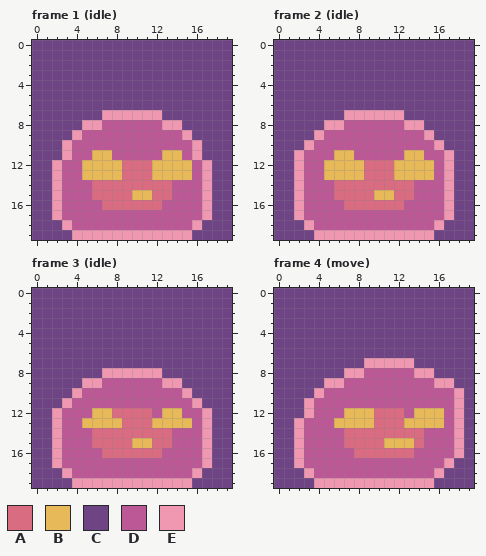
Two versions of one pixel-art file, Assets/Art/Player/slime.aseprite. The picture above was drawn from the file before the commit.
20x20 pixels, 51 frames. Shown: frame 1 (idle), frame 2 (idle), frame 3 (idle), frame 4 (move). The commit also changed other frames, which this record leaves out.
Visible layers, top first: "face", "outline", "jelly" opacity 75%, "core", "BG".
Palette (. is transparent): A #d96c81  B #e8b958  C #6f4485  D #bd5896  E #f097b1
Pixels before, frame 1 (idle), first column x 0:
 0 CCCCCCCCCCCCCCCCCCCC
 1 CCCCCCCCCCCCCCCCCCCC
 2 CCCCCCCCCCCCCCCCCCCC
 3 CCCCCCCCCCCCCCCCCCCC
 4 CCCCCCCCCCCCCCCCCCCC
 5 CCCCCCCCCCCCCCCCCCCC
 6 CCCCCCCCCCCCCCCCCCCC
 7 CCCCCCCEEEEEECCCCCCC
 8 CCCCCEEDDDDDDEECCCCC
 9 CCCCEDDDDDDDDDDECCCC
10 CCCEDDDDDDDDDDDDECCC
11 CCCEDDBBDDDDDBBDECCC
12 CCEDDBBBBAAABBBBDECC
13 CCEDDBBBBAAABBBBDECC
14 CCEDDDAAAAAAAADDDECC
15 CCEDDDAAAABBAADDDECC
16 CCEDDDDAAAAAADDDDECC
17 CCEDDDDDDDDDDDDDDECC
18 CCCEDDDDDDDDDDDDECCC
19 CCCCEEEEEEEEEEEECCCC
Pixels before, frame 2 (idle), first column x 0:
 0 CCCCCCCCCCCCCCCCCCCC
 1 CCCCCCCCCCCCCCCCCCCC
 2 CCCCCCCCCCCCCCCCCCCC
 3 CCCCCCCCCCCCCCCCCCCC
 4 CCCCCCCCCCCCCCCCCCCC
 5 CCCCCCCCCCCCCCCCCCCC
 6 CCCCCCCCCCCCCCCCCCCC
 7 CCCCCCCEEEEEECCCCCCC
 8 CCCCCEEDDDDDDEECCCCC
 9 CCCCEDDDDDDDDDDECCCC
10 CCCEDDDDDDDDDDDDECCC
11 CCEDDDBBDDDDDBBDDECC
12 CCEDDBBBBAAABBBBDECC
13 CCEDDBBBBAAABBBBDECC
14 CCEDDDAAAAAAAADDDECC
15 CCEDDDAAAABBAADDDECC
16 CCEDDDDAAAAAADDDDECC
17 CCEDDDDDDDDDDDDDDECC
18 CCCEDDDDDDDDDDDDECCC
19 CCCCEEEEEEEEEEEECCCC
Pixels before, frame 3 (idle), first column x 0:
 0 CCCCCCCCCCCCCCCCCCCC
 1 CCCCCCCCCCCCCCCCCCCC
 2 CCCCCCCCCCCCCCCCCCCC
 3 CCCCCCCCCCCCCCCCCCCC
 4 CCCCCCCCCCCCCCCCCCCC
 5 CCCCCCCCCCCCCCCCCCCC
 6 CCCCCCCCCCCCCCCCCCCC
 7 CCCCCCCCCCCCCCCCCCCC
 8 CCCCCCCEEEEEECCCCCCC
 9 CCCCCEEDDDDDDEECCCCC
10 CCCCEDDDDDDDDDDECCCC
11 CCCEDDDDDDDDDDDDECCC
12 CCEDDDBBAAAADBBDDECC
13 CCEDDBBBBAAABBBBDECC
14 CCEDDDAAAAAAAADDDECC
15 CCEDDDAAAABBAADDDECC
16 CCEDDDDAAAAAADDDDECC
17 CCEDDDDDDDDDDDDDDECC
18 CCCEDDDDDDDDDDDDECCC
19 CCCCEEEEEEEEEEEECCCC
Pixels before, frame 4 (move), first column x 0:
 0 CCCCCCCCCCCCCCCCCCCC
 1 CCCCCCCCCCCCCCCCCCCC
 2 CCCCCCCCCCCCCCCCCCCC
 3 CCCCCCCCCCCCCCCCCCCC
 4 CCCCCCCCCCCCCCCCCCCC
 5 CCCCCCCCCCCCCCCCCCCC
 6 CCCCCCCCCCCCCCCCCCCC
 7 CCCCCCCCCEEEEECCCCCC
 8 CCCCCCCEEDDDDDEECCCC
 9 CCCCCEEDDDDDDDDDEECC
10 CCCCEDDDDDDDDDDDDDEC
11 CCCEDDDDDDDDDDDDDDEC
12 CCCEDDDBBBAAADBBBDEC
13 CCEDDDBBBBAAABBBBDEC
14 CCEDDDDAAAAAAAADDDEC
15 CCEDDDDAAAABBBADDDEC
16 CCEDDDDDAAAAAADDDDEC
17 CCEDDDDDDDDDDDDDDECC
18 CCCEDDDDDDDDDDDDECCC
19 CCCCEEEEEEEEEEEECCCC
New version:
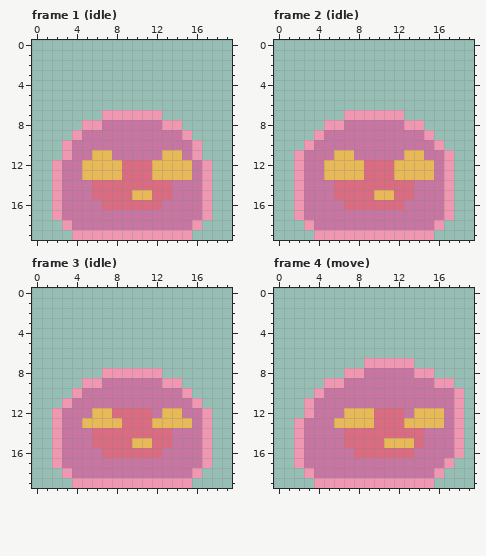
Change:
layer "BG" now hidden
Colour D changes from #bd5896 to #d75f9bc0.
Frame 1 (idle):
The author cleared colour C in rows 0 to 6 at x 0 to 19; in row 7 at x 0 to 6 and 13 to 19; in row 8 at x 0 to 4 and 15 to 19; in row 9 at x 0 to 3 and 16 to 19; in rows 10 to 11 at x 0 to 2 and 17 to 19; in rows 12 to 17 at x 0 to 1 and 18 to 19.
The author cleared colour C in row 18 at x 0 to 2 and 17 to 19; in row 19 at x 0 to 3 and 16 to 19.
Frame 2 (idle):
The author cleared colour C in rows 0 to 6 at x 0 to 19; in row 7 at x 0 to 6 and 13 to 19; in row 8 at x 0 to 4 and 15 to 19; in row 9 at x 0 to 3 and 16 to 19; in row 10 at x 0 to 2 and 17 to 19; in rows 11 to 17 at x 0 to 1 and 18 to 19.
The author cleared colour C in row 18 at x 0 to 2 and 17 to 19; in row 19 at x 0 to 3 and 16 to 19.
Frame 3 (idle):
The author cleared colour C in rows 0 to 7 at x 0 to 19; in row 8 at x 0 to 6 and 13 to 19; in row 9 at x 0 to 4 and 15 to 19; in row 10 at x 0 to 3 and 16 to 19; in row 11 at x 0 to 2 and 17 to 19; in rows 12 to 17 at x 0 to 1 and 18 to 19.
The author cleared colour C in row 18 at x 0 to 2 and 17 to 19; in row 19 at x 0 to 3 and 16 to 19.
Frame 4 (move):
The author cleared colour C in rows 0 to 6 at x 0 to 19; in row 7 at x 0 to 8 and 14 to 19; in row 8 at x 0 to 6 and 16 to 19; in row 9 at x 0 to 4 and 18 to 19; in row 10 at x 0 to 3 and 19; in rows 11 to 12 at x 0 to 2 and 19.
The author cleared colour C in rows 13 to 16 at x 0 to 1 and 19; in row 17 at x 0 to 1 and 18 to 19; in row 18 at x 0 to 2 and 17 to 19; in row 19 at x 0 to 3 and 16 to 19.
Changed places in both pictures, as pixel boxes (x1, y1, x2, y2):
changed: (32, 40, 232, 240)
changed: (274, 40, 474, 240)
changed: (32, 288, 232, 488)
changed: (274, 288, 474, 488)
